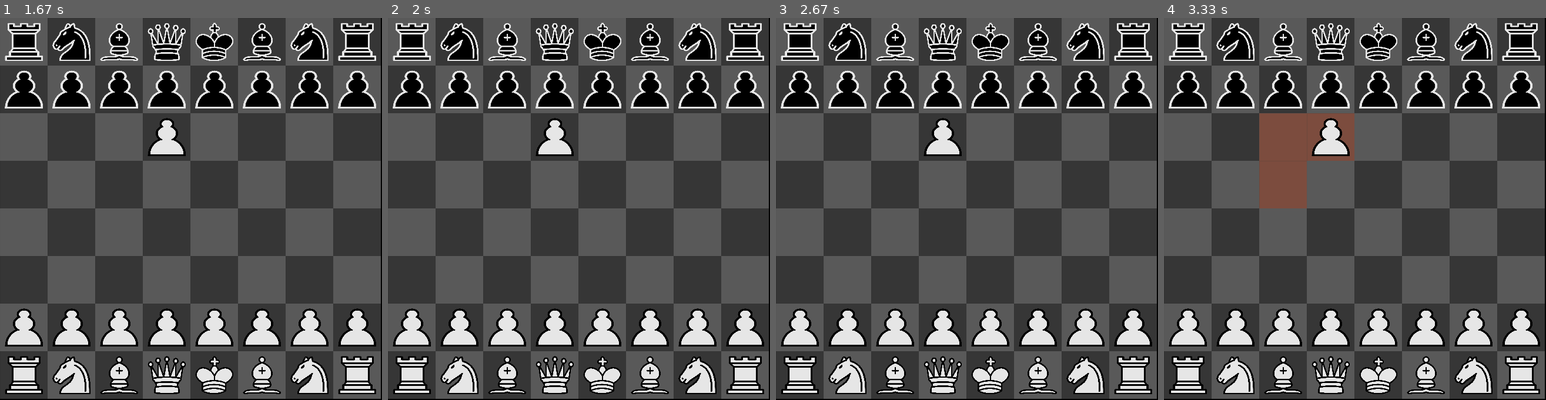
Above: before the commit, frames 1-4 (left to right).
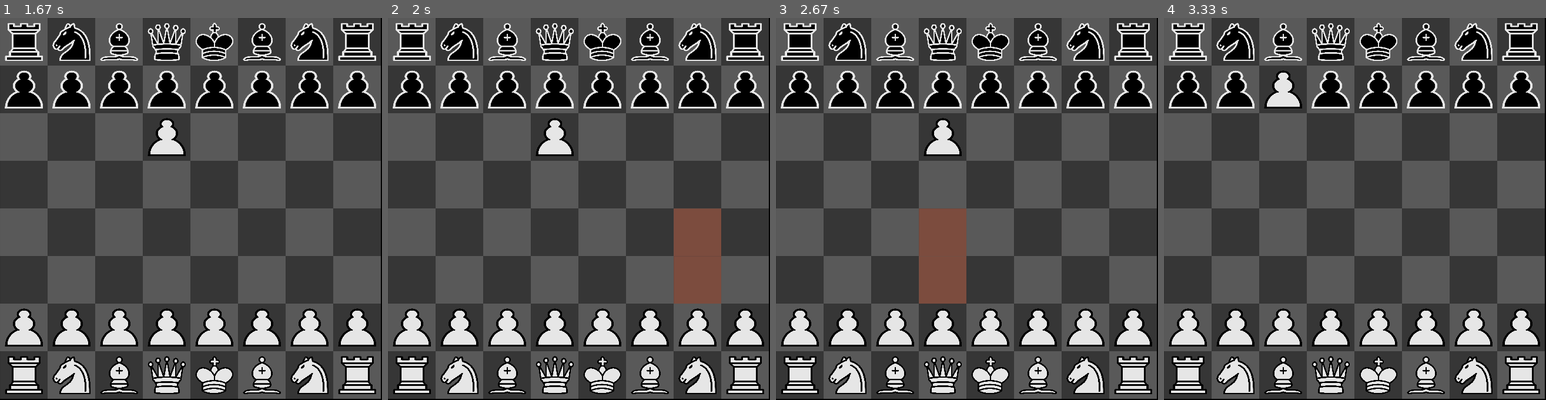
Above: after the commit, the same moments.

Repository: leand-santos/Chess-Pygame
Game: pygame game, started from Chess/Chess.py
Same seed, same stepped clock (60 frames per second), same inputs: the game is played once before the commit and once after it.
Inputs (mouse positions are in pixels of both pictures, inside the frame that each line leads up to):
- Up to frame 1 (1.67 s): click (191, 209) at 0.38 s
- Up to frame 2 (2 s): click (720, 342) at 1.72 s
- Up to frame 3 (2.67 s): click (974, 79) at 2.05 s; click (947, 308) at 2.38 s
- Up to frame 4 (3.33 s): click (1343, 144) at 2.72 s; click (1293, 82) at 3.05 s

Frame 1 is identical in both runs. In frame 2, 3.1% of the frame differs, in the area x 74-88%, y 49-75%; in frame 3, 3.1%; in frame 4, 5.3%, in the area x 24-50%, y 13-50%.

Commit message:
Problem on black pieces selection

Diff:
--- a/Chess/Chess.py
+++ b/Chess/Chess.py
@@ -68,53 +68,89 @@
 
 
 def Draw_Possible_Squares(board, possible_squares):
-    for i in range(0,len(possible_squares),2):
+    for i in range(0, len(possible_squares), 2):
         Image.screen.blit(
             Image.brown_square,
             (
+                Const.height // 8 * possible_squares[i + 1],
                 Const.width // 8 * possible_squares[i],
-                Const.height // 8 * possible_squares[i + 1],
             ),
         )
 
 
-def piece_identifier(event, board):
-    pos_x = event.pos[0] // (Const.width // 8)
-    pos_y = event.pos[1] // (Const.height // 8)
-    if board[pos_y][pos_x] == (Const.bishop, True):
+def position_converter(event):
+    return (event.pos[1] // (Const.height // 8), event.pos[0] // (Const.width // 8))
+
+
+def piece_identifier(event, board, turn):
+    pos_y, pos_x = position_converter(event)
+    if board[pos_y][pos_x] == (Const.bishop, True) and turn == Const.black:
         print("black_bishop")
-    elif board[pos_y][pos_x] == (Const.bishop, False):
+    elif board[pos_y][pos_x] == (Const.bishop, False) and turn == Const.white:
         print("white_bishop")
-    elif board[pos_y][pos_x] == (Const.king, True):
+    elif board[pos_y][pos_x] == (Const.king, True) and turn == Const.black:
         print("black_king")
-    elif board[pos_y][pos_x] == (Const.king, False):
+    elif board[pos_y][pos_x] == (Const.king, False) and turn == Const.white:
         print("white_king")
-    elif board[pos_y][pos_x] == (Const.knight, True):
+    elif board[pos_y][pos_x] == (Const.knight, True) and turn == Const.black:
         print("black_knight")
-    elif board[pos_y][pos_x] == (Const.knight, False):
+    elif board[pos_y][pos_x] == (Const.knight, False) and turn == Const.white:
         print("white_knight")
-    elif board[pos_y][pos_x] == (Const.pawn, True):
+    elif board[pos_y][pos_x] == (Const.pawn, True) and turn == Const.black:
         p1 = Pawn(Const.black)
-        return p1.mark_movements(pos_x, pos_y, board)
+        return p1.mark_movements(pos_y, pos_x, board), (pos_y, pos_x)
         print("black_pawn")
-    elif board[pos_y][pos_x] == (Const.pawn, False):
+    elif board[pos_y][pos_x] == (Const.pawn, False) and turn == Const.white:
+        p2 = Pawn(Const.white)
+        return p2.mark_movements(pos_y, pos_x, board), (pos_y, pos_x)
         print("white_pawn")
-    elif board[pos_y][pos_x] == (Const.queen, True):
+    elif board[pos_y][pos_x] == (Const.queen, True) and turn == Const.black:
         print("black_queen")
-    elif board[pos_y][pos_x] == (Const.queen, False):
+    elif board[pos_y][pos_x] == (Const.queen, False) and turn == Const.white:
         print("white_queen")
-    elif board[pos_y][pos_x] == (Const.rook, True):
+    elif board[pos_y][pos_x] == (Const.rook, True) and turn == Const.black:
         print("black_rook")
-    elif board[pos_y][pos_x] == (Const.rook, False):
+    elif board[pos_y][pos_x] == (Const.rook, False) and turn == Const.white:
         print("white_rook")
+    return [], []
+
+
+def verify_movement(possible_squares, selected):
+    for i in range(0, len(possible_squares), 2):
+        if (
+            possible_squares[i] == selected[0]
+            and possible_squares[i + 1] == selected[1]
+        ):
+            return [possible_squares[i], possible_squares[i + 1]]
     return []
+
+
+def change_turn(turn):
+    if turn == Const.white:
+        return Const.black
+    else:
+        return Const.white
+
+
+def move_piece(destin, selected, board):
+    if board[selected[0]][selected[1]][0] == Const.pawn:
+        p3 = Pawn(board[selected[0]][selected[1]][1])
+        print(selected)
+        board = p3.move_pawn(selected, destin, board)
+        return board
+    return board
 
 
 def main():
     end = True
+    pygame.display.set_caption("Chess")
+
+    turn = Const.white
     board = Const.matrix
-    pygame.display.set_caption("Chess")
     possible_squares = []
+    selected = []
+    destin = []
+
     while end:
         Draw_Board(board)
         if possible_squares:
@@ -124,7 +160,15 @@
             if event.type == pygame.QUIT:
                 end = False
             elif event.type == pygame.MOUSEBUTTONDOWN:
-                possible_squares = piece_identifier(event, board)
+                if possible_squares:
+                    destin = verify_movement(
+                        possible_squares, (position_converter(event))
+                    )
+                if destin:
+                    board = move_piece(destin, selected, board)
+                    turn = change_turn(turn)
+                    possible_squares = []
+                possible_squares, selected = piece_identifier(event, board, turn)
         pygame.display.update()
 
 
--- a/Chess/Pieces.py
+++ b/Chess/Pieces.py
@@ -31,39 +31,42 @@
             self.enemy_color = True
             self.mult = -1
 
-    def mark_movements(self, pos_x, pos_y, board):
+    def mark_movements(self,pos_y , pos_x, board):
         possible_squares = []
         if (
             exist(pos_y + self.mult, pos_x)
             and board[pos_y + self.mult][pos_x][0] == Const.none
         ):
+            possible_squares.append(pos_y + self.mult)
             possible_squares.append(pos_x)
-            possible_squares.append(pos_y + self.mult)
             if (
                 exist(pos_y + 2 * self.mult, pos_x)
                 and self.first_position
                 and board[pos_y + 2 * self.mult][pos_x][0] == Const.none
             ):
+                possible_squares.append(pos_y + 2 * self.mult)
                 possible_squares.append(pos_x)
-                possible_squares.append(pos_y + 2 * self.mult)
 
         if (
             exist(pos_y + self.mult, pos_x + self.mult)
             and board[pos_y + self.mult][pos_x + self.mult][1] == self.enemy_color
         ):
+            possible_squares.append(pos_y + self.mult)
             possible_squares.append(pos_x + self.mult)
-            possible_squares.append(pos_y + self.mult)
 
         if (
             exist(pos_y + self.mult, pos_x - self.mult)
             and board[pos_y + self.mult][pos_x - self.mult][1] == self.enemy_color
         ):
+            possible_squares.append(pos_y + self.mult)
             possible_squares.append(pos_x - self.mult)
-            possible_squares.append(pos_y + self.mult)
 
         return possible_squares
-
-
+    def move_pawn(self,selected,destin,board):
+        self.first_position = False
+        board[selected[0]][selected[1]] = (Const.none,Const.none)
+        board[destin[0]][destin[1]] = (Const.pawn,self.color)
+        return board
 class Queen:
     pass
 
Not shown, changed: Chess/Pieces.pyc
